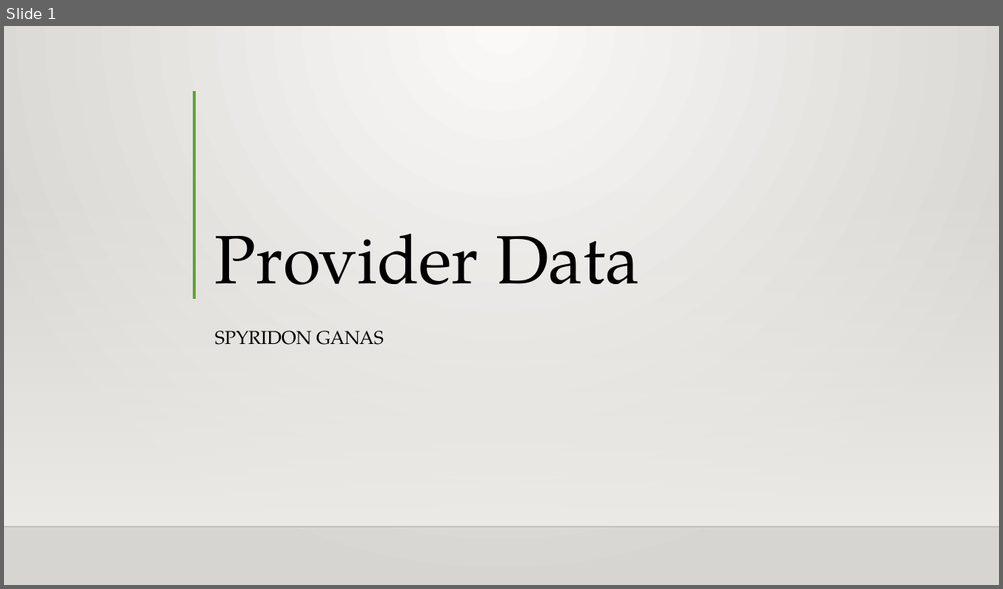
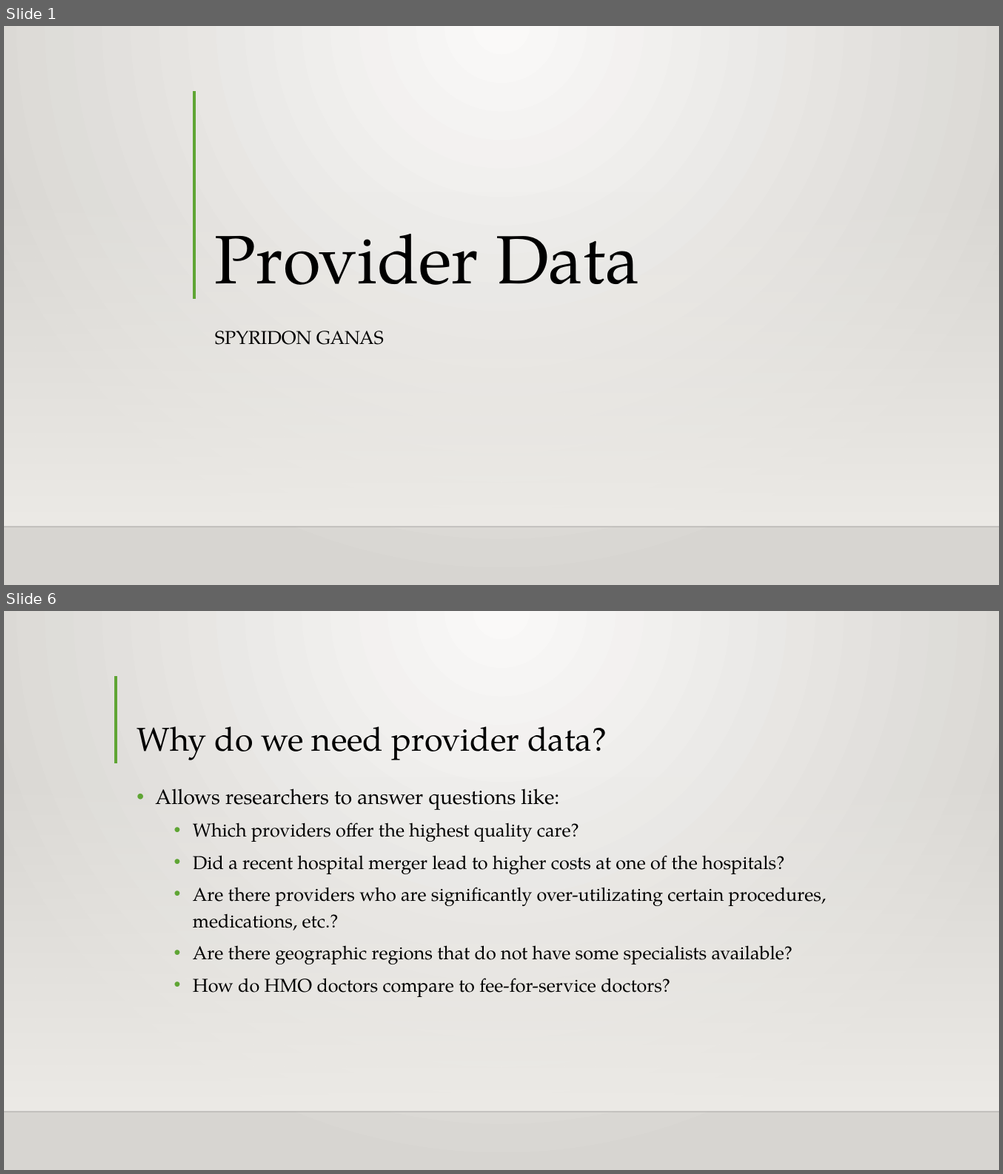
Before and after one commit to Intro-to-APCD/Intro-to-APCD.github.io, a slide deck: PowerPoints/Phase 2 - Overview/006 An Overview of Provider Data.pptx. Shown one above the other, each under a label of ours: slide 1 before the commit, slides 1 and 6 after it; the slides between them are not shown. The pictures are 1003x589 and 1003x1174 pixels, drawn with LibreOffice and Linux fonts; fonts in the diff are those of the drawing; background and template pictures are left out. Boxes give left, top, right and bottom in pixels: in the first picture for what was removed or moved away, otherwise in the second. Text is boxed around its words. In the diff, an @@ line names an element or a change of style, - is before the commit and + after.

Commit message:
completed the provider powerpoint

```diff
--- a/PowerPoints/Phase 2 - Overview/006 An Overview of Provider Data.pptx
+++ b/PowerPoints/Phase 2 - Overview/006 An Overview of Provider Data.pptx
@@ slide 6 added at [4, 611, 999, 1170], background gradient #FAFAF9 to #D7D5D2; not listed: 2 template elements that a slide beside it also shows @@
@@ line added from (116, 676) to (116, 763), #5FA534 3 pt @@
@@ title added at [136, 726, 606, 760], 32 pt, text #000000 @@
+Why do we need provider data?
@@ text added at [155, 789, 826, 997], 18 pt, text #000000 @@
+• Allows researchers to answer questions like:
+  • Which providers offer the highest quality care?
+  • Did a recent hospital merger lead to higher costs at one of the hospitals?
+  • Are there providers who are significantly over-utilizating certain procedures, medications, etc.?
+  • Are there geographic regions that do not have some specialists available?
+  • How do HMO doctors compare to fee-for-service doctors?
```
Also in this commit, not shown: 5 other slides added, 6 slides removed.
